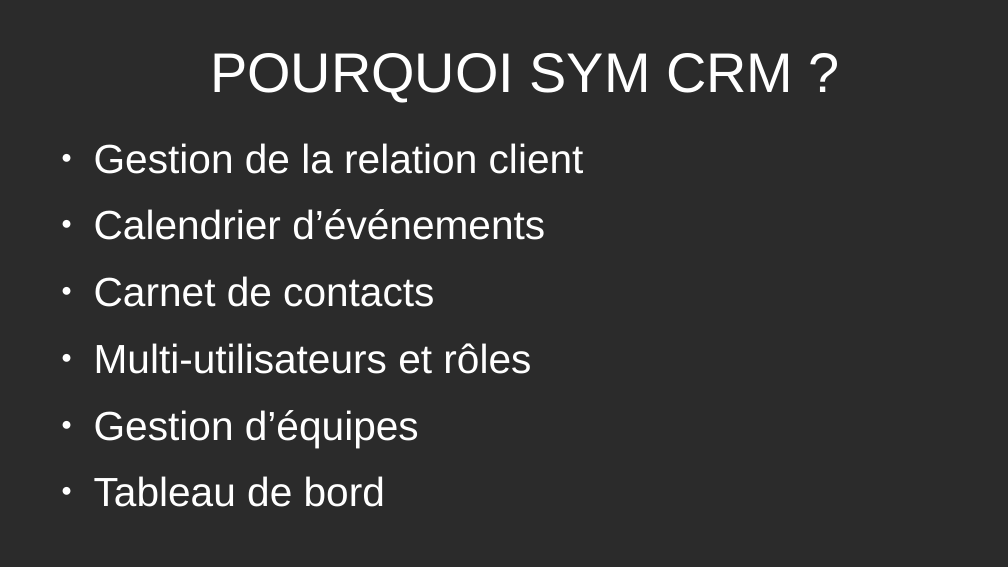
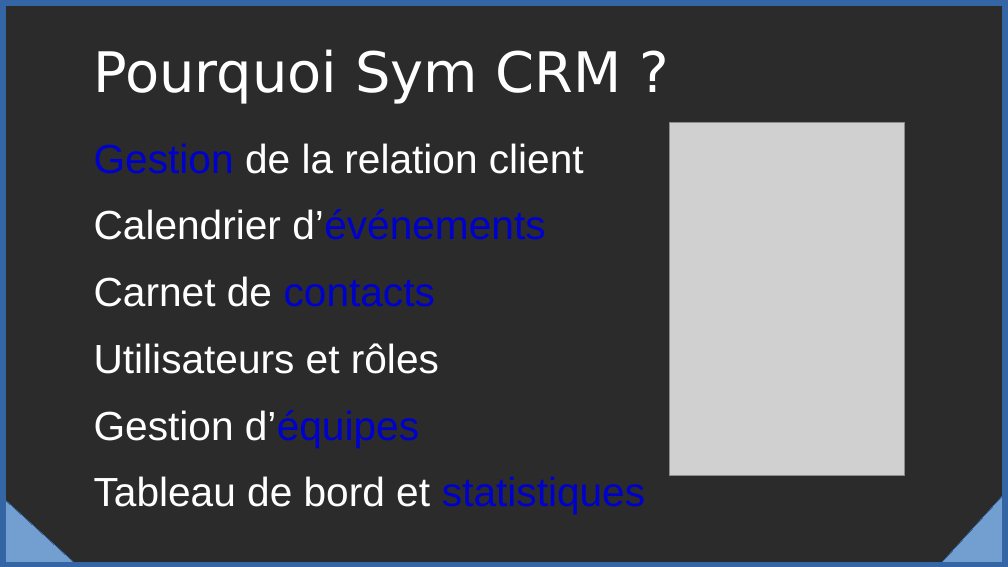
Before and after one commit to Lukam90/Sym-CRM, a slide deck: slide 3 of document/Presentation-Sym-CRM-LH.odp (slide 4 before the commit). Drawn at 1008x567 pixels with LibreOffice and Linux fonts; fonts in the diff are those of the drawing; grey boxes stand for pictures; background and template pictures are left out; a plain dark background stands for a picture behind light text. Boxes give left, top, right and bottom in pixels: in the first picture for what was removed or moved away, otherwise in the second. Text is boxed around its words. In the diff, an @@ line names an element or a change of style, - is before the commit and + after.

Commit message:
MAJ Nv Presentation

```diff
--- a/document/Presentation-Sym-CRM-LH.odp
+++ b/document/Presentation-Sym-CRM-LH.odp
@@ rectangle added at [0,0,1008,567], outline #3465A4 10.01 pt @@
@@ title at [94,49,622,103]: text changed; font Arial to DejaVu Sans @@
-POURQUOI SYM CRM ?
+Pourquoi Sym CRM ?
@@ text at [94,143,584,447]: text colour #FFFFFF to #0000CD in "Gestion", "d’événements", "contacts", "d’équipes"; bullet ● to none @@
@@ picture added at [670,123,905,475] @@
@@ text at [94,343,439,374]: text changed @@
-● Multi-utilisateurs et rôles
+Utilisateurs et rôles
@@ text at [94,476,645,514]: text changed @@
-● Tableau de bord
+Tableau de bord et statistiques
@@ right triangle added at [0,495,80,567], fill #729FCF, outline #3465A4 0 pt @@
@@ right triangle added at [937,489,1008,567], fill #729FCF, outline #3465A4 0 pt @@
```
Also in this commit, not shown: 9 other slides changed, 6 slides removed, 2 other files.
